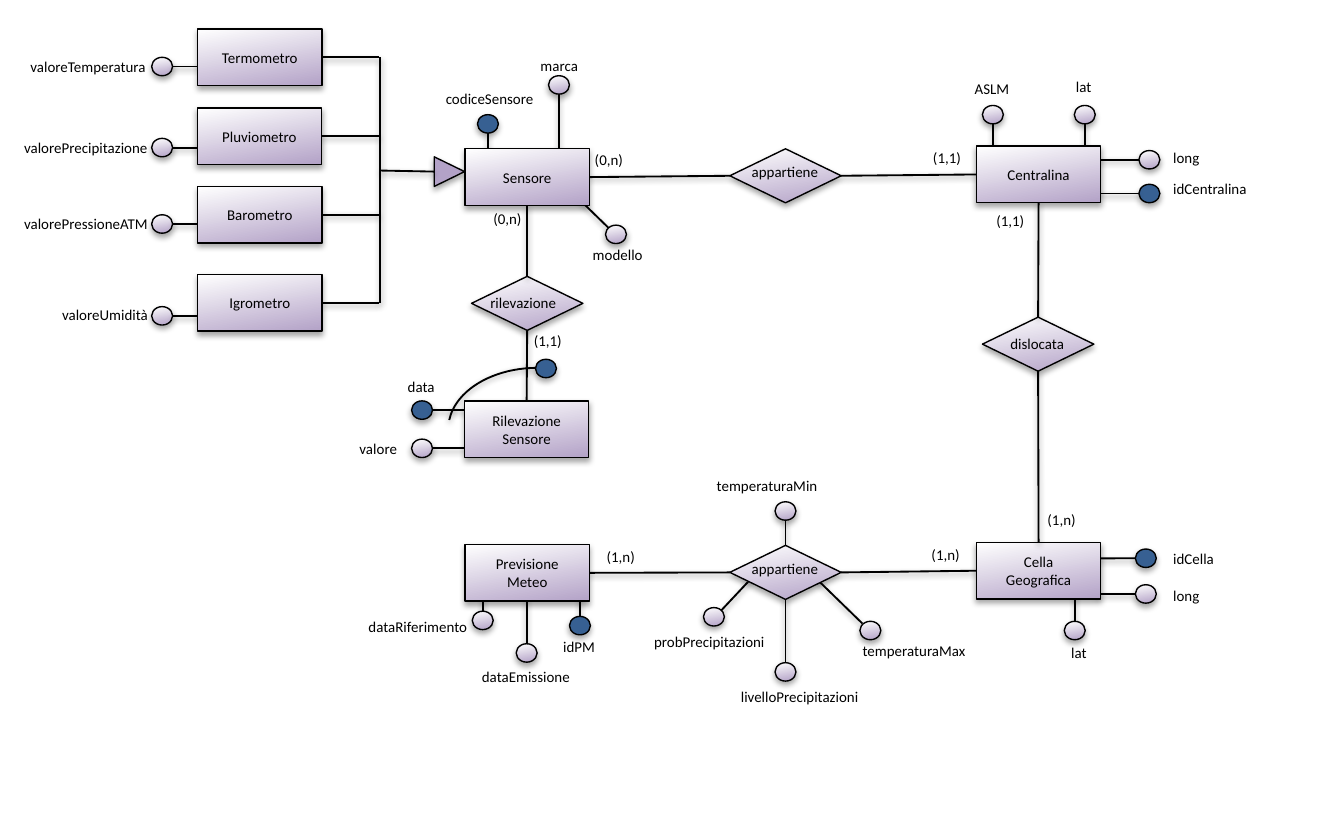
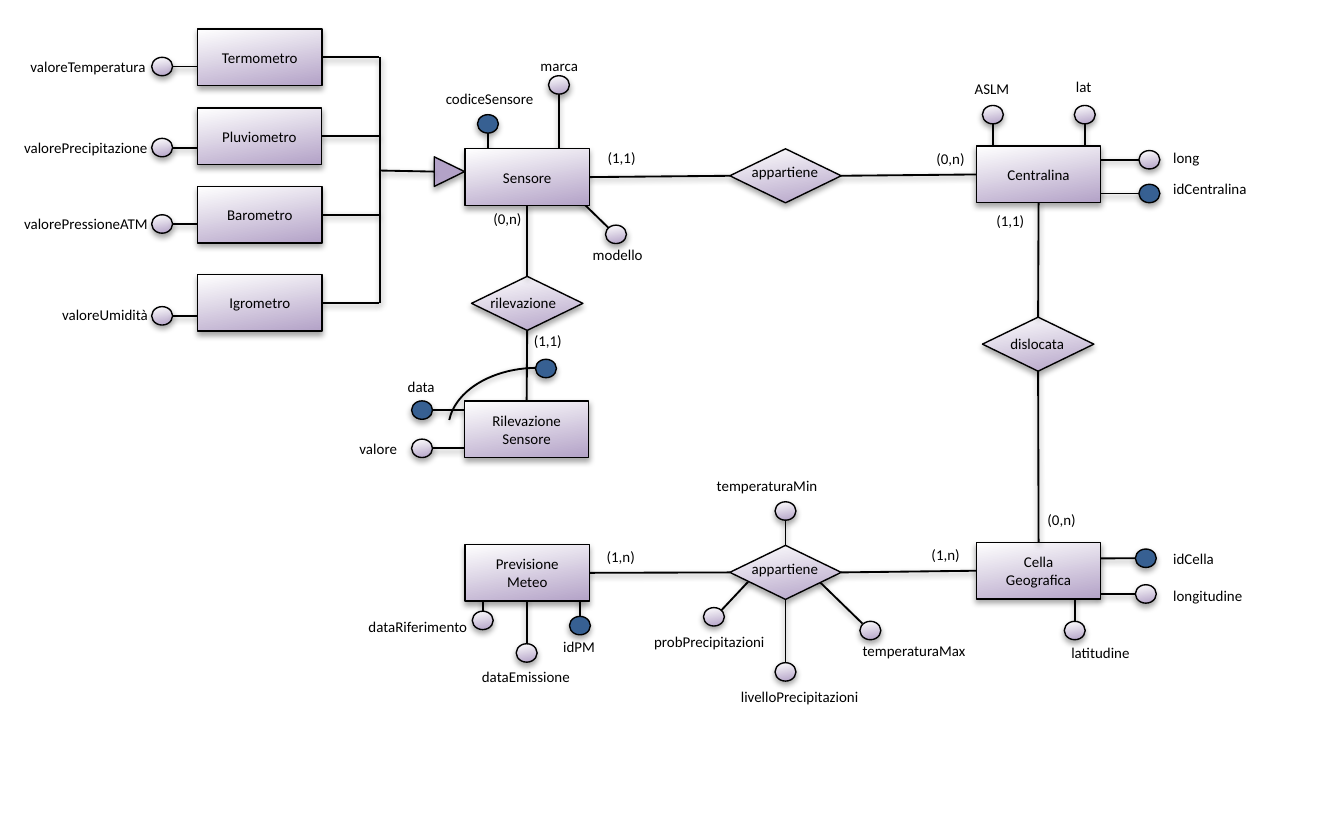
Before and after one commit to Stef23/MRVProject, a slide deck: slide 2 of E-R.pptx. Drawn at 1344x840 pixels with LibreOffice and Linux fonts; fonts in the diff are those of the drawing. Boxes give left, top, right and bottom in pixels: in the first picture for what was removed or moved away, otherwise in the second. Text is boxed around its words. In the diff, an @@ line names an element or a change of style, - is before the commit and + after.

```diff
--- a/E-R.pptx
+++ b/E-R.pptx
@@ text "(1,1)": place and size @@
-text "(1,1)" at <box>933,152,961,165</box>
+text "(1,1)" at <box>608,152,636,165</box>
@@ text "(0,n)": place and size @@
-text "(0,n)" at <box>595,154,623,167</box>
+text "(0,n)" at <box>936,153,964,166</box>
@@ text at <box>1047,514,1075,527</box>: text changed @@
-(1,n)
+(0,n)
@@ text at <box>1173,590,1242,604</box>: text changed @@
-long
+longitudine
@@ text at <box>1071,647,1129,658</box>: text changed @@
-lat
+latitudine
```
Also in this commit, not shown: 2 other slides changed, 1 other file.
